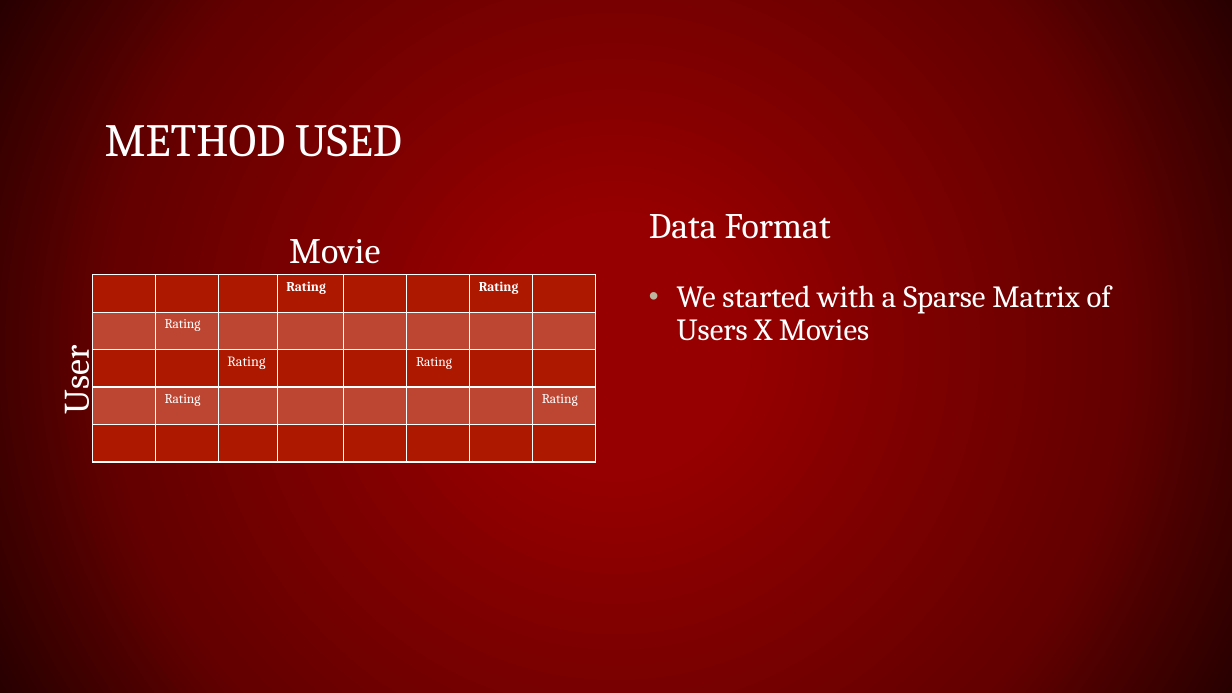
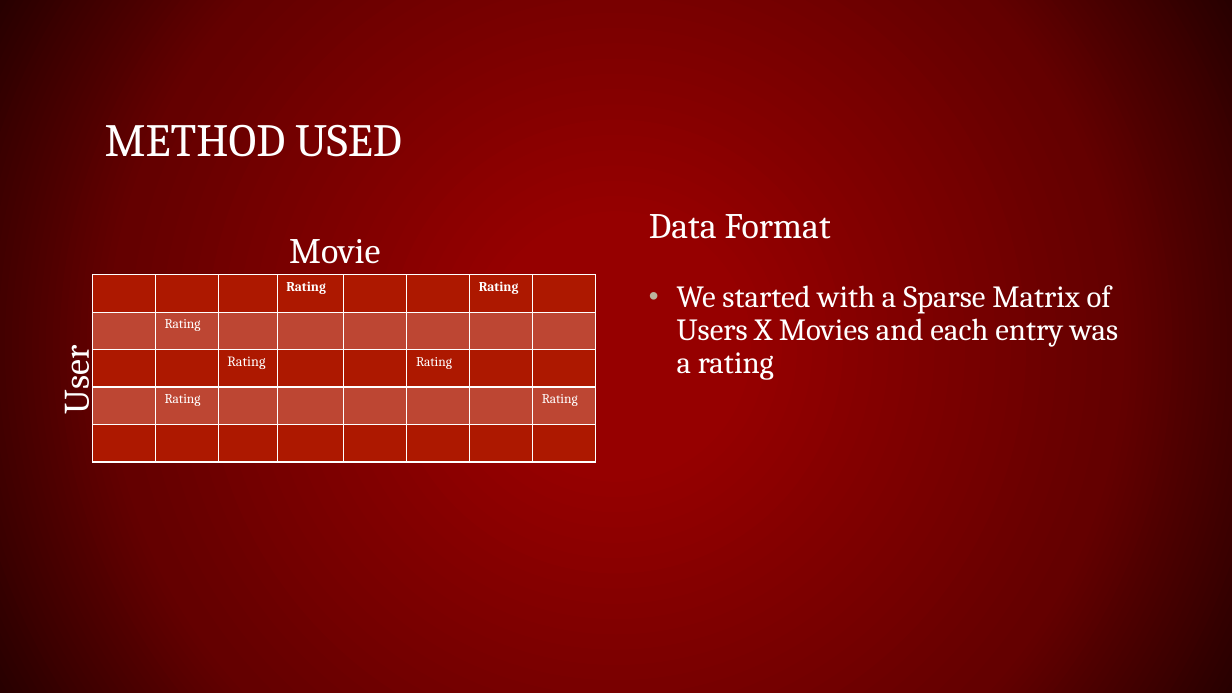
Before and after one commit to rwedoff/Recommendation-Systems-Project, a slide deck: slide 4 of Recommendation Systems.pptx. Drawn at 1232x693 pixels with LibreOffice and Linux fonts; fonts in the diff are those of the drawing. Boxes give left, top, right and bottom in pixels: in the first picture for what was removed or moved away, otherwise in the second. Text is boxed around its words. In the diff, an @@ line names an element or a change of style, - is before the commit and + after.

```diff
--- a/Recommendation Systems.pptx
+++ b/Recommendation Systems.pptx
@@ text at [677, 285, 1118, 380]: text changed @@
-• We started with a Sparse Matrix of Users X Movies
+• We started with a Sparse Matrix of Users X Movies and each entry was a rating
```
Also in this commit, not shown: 7 other slides changed, 4 slides added, 3 other files.
